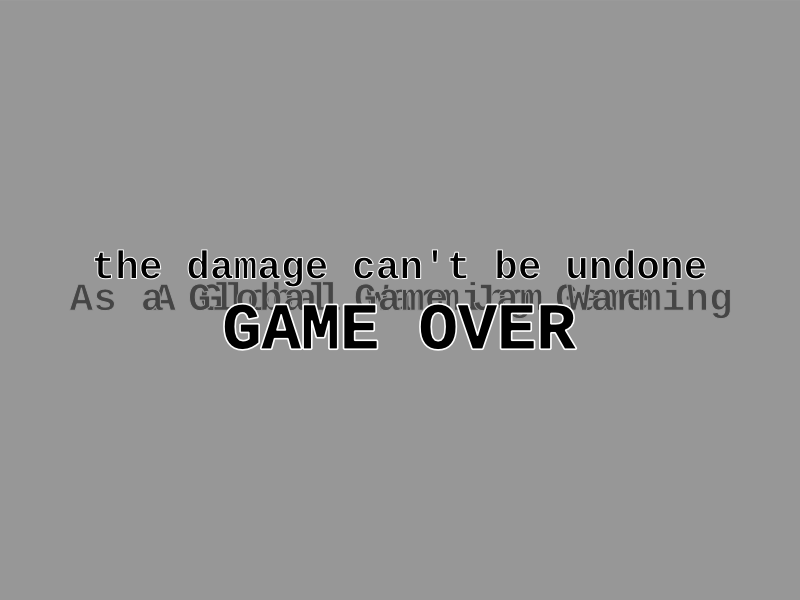
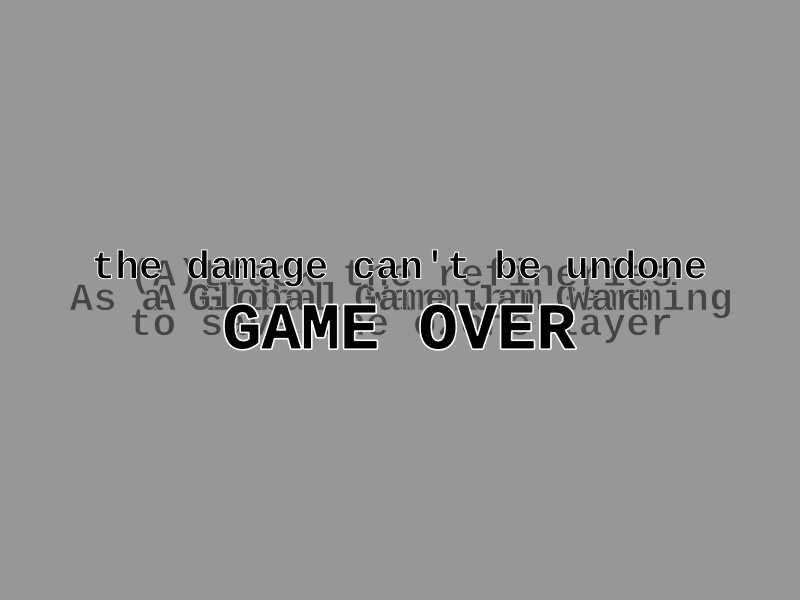
Layer changes from the first (800, 600) image to the second:
added layer "gameover" above "2" over (x1=131, y1=257, x2=671, y2=344)
renamed "gameover" to "2", painted on it over (x1=131, y1=257, x2=671, y2=344)
